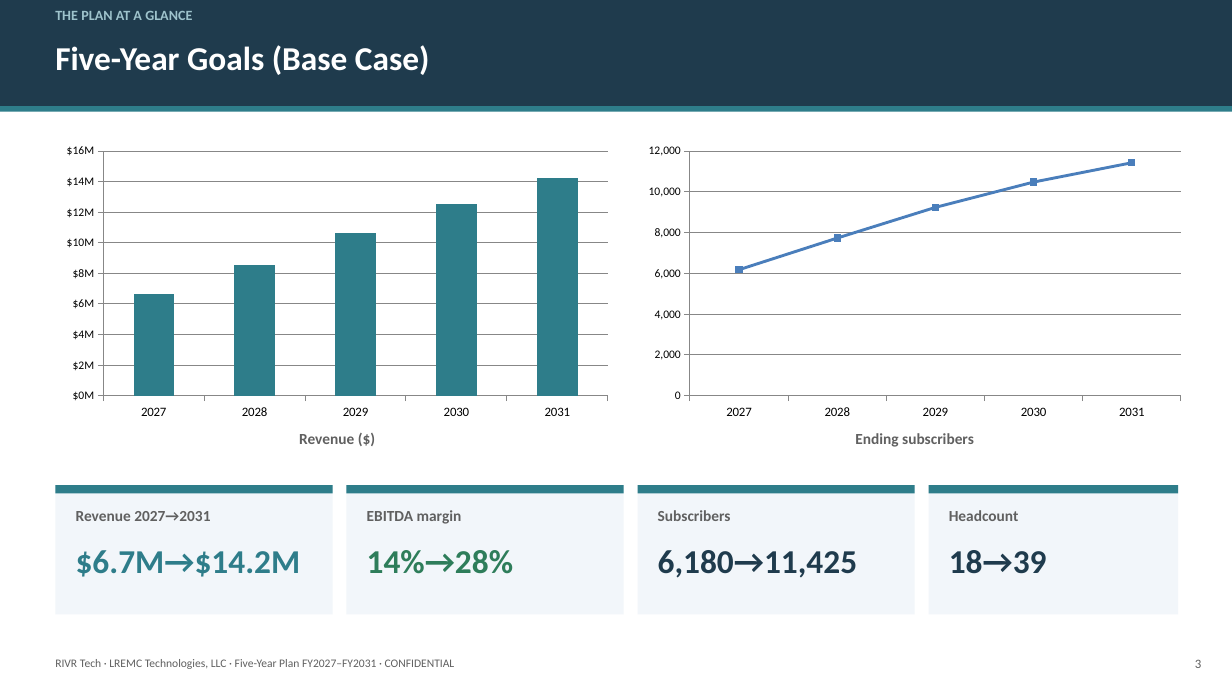
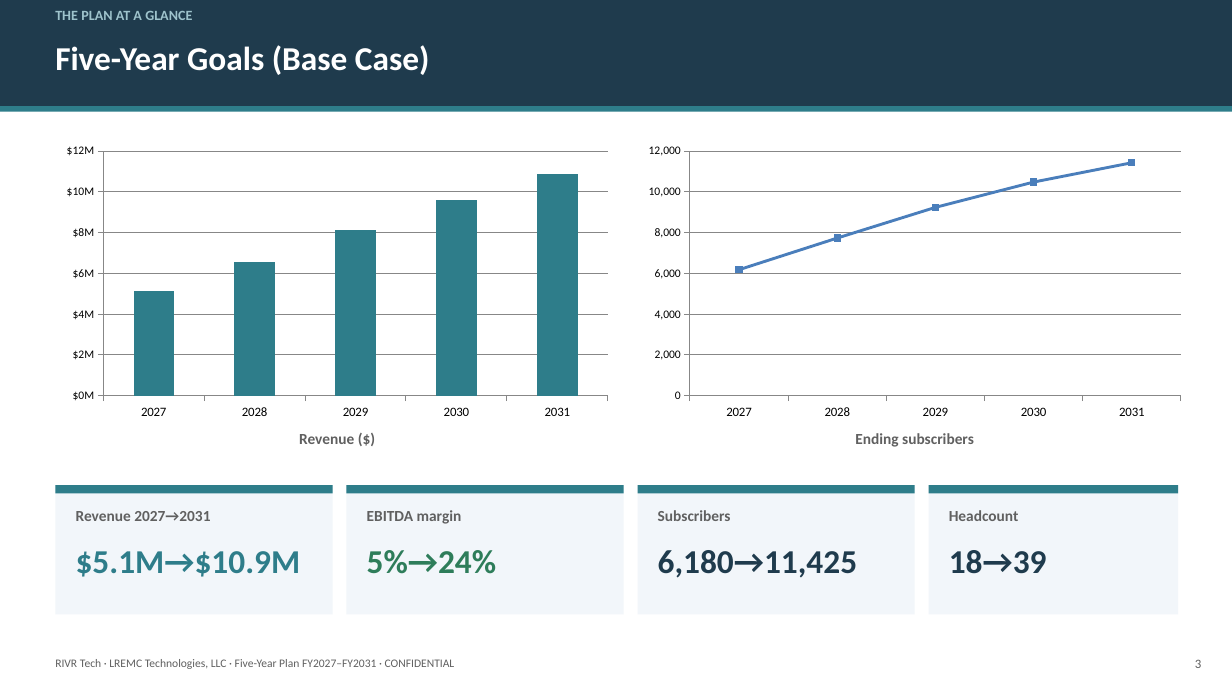
Before and after one commit to dysonjohn2001-sys/claude-skills, a slide deck: slide 4 of rivr-tech-business-plan/RIVR_Tech_Five_Year_Executive_Presentation_2027-2031.pptx. Drawn at 1232x693 pixels with LibreOffice and Linux fonts; fonts in the diff are those of the drawing. Boxes give left, top, right and bottom in pixels: in the first picture for what was removed or moved away, otherwise in the second. Text is boxed around its words. In the diff, an @@ line names an element or a change of style, - is before the commit and + after.

```diff
--- a/rivr-tech-business-plan/RIVR_Tech_Five_Year_Executive_Presentation_2027-2031.pptx
+++ b/rivr-tech-business-plan/RIVR_Tech_Five_Year_Executive_Presentation_2027-2031.pptx
@@ column chart at (55, 139, 619, 425) @@
-Series 1: 6700000, 8600000, 10600000, 12600000, 14200000
+Series 1: 5100000, 6600000, 8100000, 9600000, 10900000
@@ text at (76, 551, 301, 577): text changed @@
-$6.7M→$14.2M
+$5.1M→$10.9M
@@ text at (367, 550, 497, 574): text changed @@
-14%→28%
+5%→24%
```
Also in this commit, not shown: 8 other slides changed, 10 other files.
